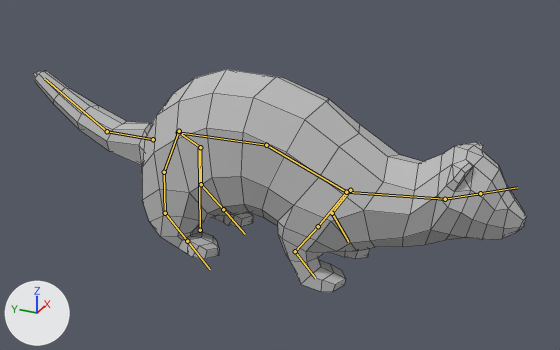
A saved change to the FBX model Assets/Art/3D/Ferret/Ferret_Animated.fbx.
Both versions are drawn from a 50 mm camera at (-5.58, -2.6, 3.53) aimed at (0.06, -0.07, 0.71). Arrows for +X, +Y and +Z are at lower left; the lights stay in place. The older version comes first. Both versions are drawn at frame 17 of the action 'Armature|Ferret_Run'; the numbers are the values there. The bones that change, and the others that lie on the model, are drawn over the model as lines. Mesh edges are drawn as thin lines.

Objects in the first picture: 'Ferret'.
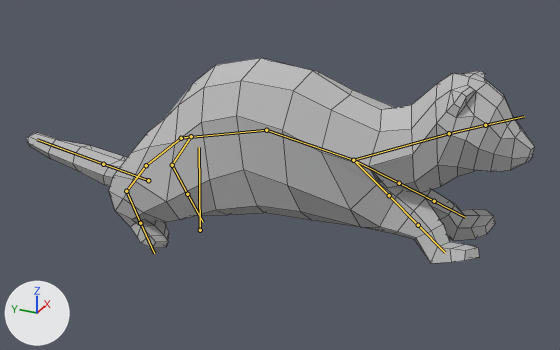
Pixel boxes (x1, y1, x2, y2) of what changed, in the pictures (560 x 350 px):
'Ferret', posed (8% shorter)
    before: (33, 69, 527, 292)
    after: (26, 58, 535, 263)
bone 'Hip', root to tip
    before: (178, 132) to (266, 145)
    after: (181, 138) to (266, 130)
bone 'Neck', root to tip
    before: (346, 192) to (445, 199)
    after: (353, 160) to (449, 133)
bone 'Head', root to tip
    before: (445, 199) to (480, 193)
    after: (449, 133) to (485, 125)
bone 'FrontLeg.001.L', root to tip
    before: (346, 192) to (350, 190)
    after: (353, 160) to (399, 183)
bone 'FrontLeg.002.L', root to tip
    before: (350, 190) to (332, 213)
    after: (399, 183) to (434, 201)
bone 'FrontLeg.003.L', root to tip
    before: (332, 213) to (348, 241)
    after: (434, 201) to (465, 217)
bone 'FrontLeg.001.R', root to tip
    before: (346, 192) to (318, 226)
    after: (353, 160) to (389, 195)
bone 'FrontLeg.002.R', root to tip
    before: (318, 226) to (295, 251)
    after: (389, 195) to (418, 225)
bone 'FrontLeg.003.R', root to tip
    before: (295, 251) to (315, 278)
    after: (418, 225) to (445, 252)
bone 'BackLeg.001.L', root to tip
    before: (179, 132) to (200, 147)
    after: (181, 138) to (191, 136)
bone 'BackLeg.002.L', root to tip
    before: (200, 147) to (201, 184)
    after: (191, 136) to (172, 165)
bone 'BackLeg.003.L', root to tip
    before: (201, 184) to (223, 209)
    after: (172, 165) to (187, 194)
bone 'BackLeg.001.R', root to tip
    before: (179, 131) to (164, 172)
    after: (181, 138) to (146, 165)
bone 'BackLeg.002.R', root to tip
    before: (164, 172) to (165, 213)
    after: (146, 165) to (126, 191)
bone 'BackLeg.003.R', root to tip
    before: (165, 213) to (187, 241)
    after: (126, 191) to (140, 223)
bone 'Tail.001', root to tip
    before: (153, 139) to (107, 131)
    after: (148, 180) to (103, 164)
bone 'Tail.002', root to tip
    before: (107, 131) to (44, 78)
    after: (103, 164) to (37, 139)

The change, as a list of edits to the scene's bpy script:
```text
Change bone_hip:
    where bone_hip = bpy.data.objects['Armature'].pose.bones['Hip']
    bone_hip.location: (0.0, -0.029, -0.049) -> (0.0, 0.0, 0.0)
    bone_hip.rotation_quaternion: (1.0, -0.014, 0.0, 0.0) -> (0.993, -0.12, 0.0, 0.0)  # degrees (-2, 0, 0) -> degrees (-14, 0, 0)
Change bone_neck:
    where bone_neck = bpy.data.objects['Armature'].pose.bones['Neck']  # child of 'Chest'
    bone_neck.rotation_quaternion: (0.95, 0.31, 0.031, -0.011) -> (0.966, 0.257, 0.031, -0.013)  # degrees (36, 4, 0) -> degrees (30, 4, -1)
Change bone_head:
    where bone_head = bpy.data.objects['Armature'].pose.bones['Head']  # child of 'Neck'
    bone_head.rotation_quaternion: (0.925, -0.378, -0.023, 0.021) -> (0.971, -0.236, -0.018, 0.024)  # degrees (-44, -1, 3) -> degrees (-27, -1, 3)
Change bone_frontleg_001_l:
    where bone_frontleg_001_l = bpy.data.objects['Armature'].pose.bones['FrontLeg.001.L']  # child of 'Chest'
    bone_frontleg_001_l.rotation_quaternion: (0.992, -0.12, -0.006, -0.046) -> (0.829, 0.001, -0.103, 0.55)  # degrees (-14, -1, -5) -> degrees (-7, -10, 68)
Change bone_frontleg_002_l:
    where bone_frontleg_002_l = bpy.data.objects['Armature'].pose.bones['FrontLeg.002.L']  # child of 'FrontLeg.001.L'
    bone_frontleg_002_l.rotation_quaternion: (0.992, 0.096, 0.061, 0.063) -> (0.903, -0.393, -0.156, 0.072)  # degrees (11, 6, 8) -> degrees (-49, -13, 15)
Change bone_frontleg_003_l:
    where bone_frontleg_003_l = bpy.data.objects['Armature'].pose.bones['FrontLeg.003.L']  # child of 'FrontLeg.002.L'
    bone_frontleg_003_l.rotation_quaternion: (0.984, 0.058, -0.001, 0.168) -> (0.886, 0.023, -0.061, -0.459)  # degrees (7, -1, 19) -> degrees (6, -5, -55)
Change bone_frontleg_001_r:
    where bone_frontleg_001_r = bpy.data.objects['Armature'].pose.bones['FrontLeg.001.R']  # child of 'Chest'
    bone_frontleg_001_r.rotation_quaternion: (0.992, -0.11, -0.005, 0.055) -> (0.841, -0.009, 0.096, -0.532)  # degrees (-13, 0, 6) -> degrees (-7, 9, -65)
Change bone_frontleg_002_r:
    where bone_frontleg_002_r = bpy.data.objects['Armature'].pose.bones['FrontLeg.002.R']  # child of 'FrontLeg.001.R'
    bone_frontleg_002_r.rotation_quaternion: (0.993, 0.092, -0.056, -0.046) -> (0.902, -0.392, 0.166, -0.076)  # degrees (11, -6, -6) -> degrees (-49, 14, -16)
Change bone_frontleg_003_r:
    where bone_frontleg_003_r = bpy.data.objects['Armature'].pose.bones['FrontLeg.003.R']  # child of 'FrontLeg.002.R'
    bone_frontleg_003_r.rotation_quaternion: (0.987, 0.055, 0.002, -0.149) -> (0.886, 0.02, 0.066, 0.459)  # degrees (6, 1, -17) -> degrees (6, 6, 55)
Change bone_backleg_001_l:
    where bone_backleg_001_l = bpy.data.objects['Armature'].pose.bones['BackLeg.001.L']  # child of 'Origin'
    bone_backleg_001_l.location: (-0.016, -0.026, 0.042) -> (0.0, 0.0, 0.0)
    bone_backleg_001_l.rotation_quaternion: (0.998, -0.047, -0.016, -0.043) -> (0.982, 0.112, 0.079, 0.129)  # degrees (-5, -2, -5) -> degrees (14, 7, 16)
Change bone_backleg_002_l:
    where bone_backleg_002_l = bpy.data.objects['Armature'].pose.bones['BackLeg.002.L']  # child of 'BackLeg.001.L'
    bone_backleg_002_l.rotation_quaternion: (0.998, 0.045, -0.022, -0.027) -> (0.993, -0.066, 0.045, 0.088)  # degrees (5, -2, -3) -> degrees (-7, 6, 10)
Change bone_backleg_003_l:
    where bone_backleg_003_l = bpy.data.objects['Armature'].pose.bones['BackLeg.003.L']  # child of 'BackLeg.002.L'
    bone_backleg_003_l.rotation_quaternion: (0.997, 0.043, 0.001, 0.066) -> (0.995, -0.066, 0.001, -0.069)  # degrees (5, 0, 8) -> degrees (-8, 0, -8)
Change bone_backleg_001_r:
    where bone_backleg_001_r = bpy.data.objects['Armature'].pose.bones['BackLeg.001.R']  # child of 'Origin'
    bone_backleg_001_r.location: (0.015, -0.034, 0.054) -> (0.0, 0.0, 0.0)
    bone_backleg_001_r.rotation_quaternion: (0.997, -0.049, 0.021, 0.05) -> (0.979, 0.106, -0.094, -0.149)  # degrees (-6, 3, 6) -> degrees (14, -9, -18)
Change bone_backleg_002_r:
    where bone_backleg_002_r = bpy.data.objects['Armature'].pose.bones['BackLeg.002.R']  # child of 'BackLeg.001.R'
    bone_backleg_002_r.rotation_quaternion: (0.998, 0.049, 0.023, 0.029) -> (0.992, -0.046, -0.041, -0.106)  # degrees (6, 2, 3) -> degrees (-5, -5, -12)
Change bone_backleg_003_r:
    where bone_backleg_003_r = bpy.data.objects['Armature'].pose.bones['BackLeg.003.R']  # child of 'BackLeg.002.R'
    bone_backleg_003_r.rotation_quaternion: (0.997, 0.044, -0.001, -0.067) -> (0.997, -0.054, -0.001, 0.049)  # degrees (5, 0, -8) -> degrees (-6, 0, 6)
Change bone_tail_001:
    where bone_tail_001 = bpy.data.objects['Armature'].pose.bones['Tail.001']  # child of 'Origin'
    bone_tail_001.location: (0.0, -0.307, 0.313) -> (0.0, 0.0, 0.0)
    bone_tail_001.rotation_quaternion: (0.959, 0.282, 0.0, 0.0) -> (0.935, 0.355, 0.0, 0.0)  # degrees (33, 0, 0) -> degrees (42, 0, 0)
Change bone_tail_002:
    where bone_tail_002 = bpy.data.objects['Armature'].pose.bones['Tail.002']  # child of 'Tail.001'
    bone_tail_002.rotation_quaternion: (0.999, 0.053, 0.0, 0.0) -> (0.973, -0.229, 0.0, 0.0)  # degrees (6, 0, 0) -> degrees (-27, 0, 0)
```
